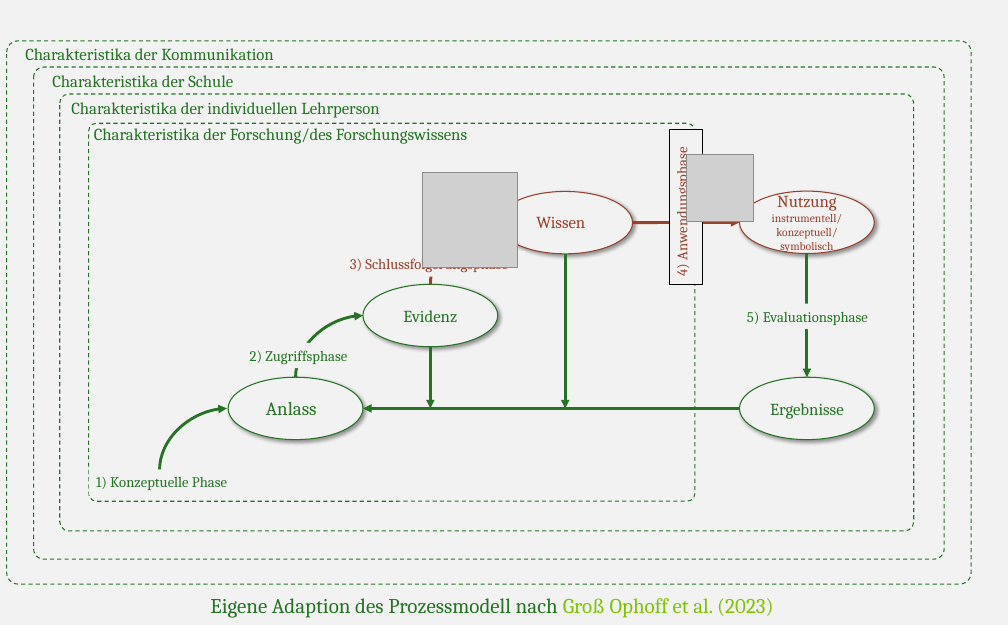
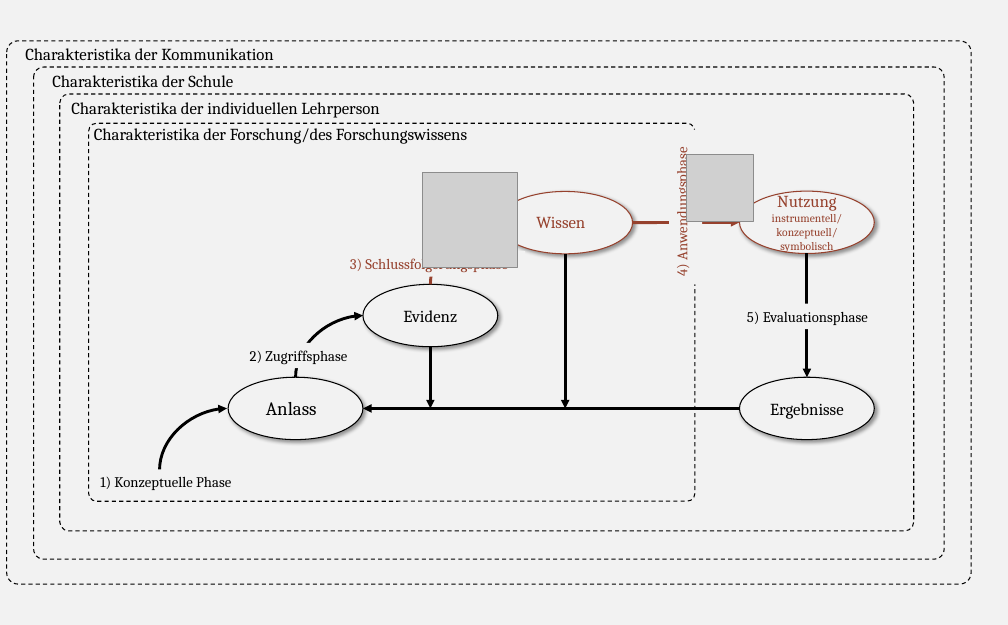
Before and after one commit to kirstinschmidt/Schmidt_Disputation, a slide deck: slide 10 of img/Groß_Ophoff et al (2023)_adapted_misslungen.pptx. Drawn at 1008x625 pixels with LibreOffice and Linux fonts; fonts in the diff are those of the drawing; grey boxes stand for pictures. Boxes give left, top, right and bottom in pixels: in the first picture for what was removed or moved away, otherwise in the second. Text is boxed around its words. In the diff, an @@ line names an element or a change of style, - is before the commit and + after.

```diff
--- a/img/Groß_Ophoff et al (2023)_adapted_misslungen.pptx
+++ b/img/Groß_Ophoff et al (2023)_adapted_misslungen.pptx
@@ outline #267326 1 pt dashed to #000000 1 pt dashed in 4 elements at <box>33,67,944,560</box>, <box>88,123,695,501</box>, <box>7,41,972,585</box>, <box>60,94,914,531</box> @@
@@ text "4) Anwendungsphase": place and size @@
-text "4) Anwendungsphase" at <box>669,130,702,285</box>
+text "4) Anwendungsphase" at <box>672,158,691,276</box>
@@ text "4) Anwendungsphase" at <box>672,158,691,276</box>: outline #000000 0.75 pt to none @@
@@ arrow (566, 254) - (566, 408): stroke #267326 2.75 pt to #000000 2.75 pt @@
@@ arrow (807, 253) - (807, 377): stroke #267326 2.75 pt to #000000 2.75 pt @@
@@ ellipse "Evidenz" at <box>363,284,498,346</box>: text colour #267326 to #000000; outline #267326 1 pt to #000000 1 pt @@
@@ curved arrow (296, 377) - (363, 315): stroke #267326 2.75 pt to #000000 2.75 pt @@
@@ arrow (430, 347) - (430, 408): stroke #267326 2.75 pt to #000000 2.75 pt @@
@@ ellipse at <box>228,377,363,439</box>: outline #267326 1 pt to #000000 1 pt @@
@@ ellipse "Ergebnisse" at <box>740,377,874,439</box>: text colour #267326 to #000000; outline #267326 1 pt to #000000 1 pt @@
@@ curved arrow (160, 470) - (227, 408): stroke #267326 2.75 pt to #000000 2.75 pt @@
@@ arrow (740, 408) - (363, 408): stroke #267326 2.75 pt to #000000 2.75 pt @@
@@ text colour #267326 to #000000 in 8 elements at <box>52,75,233,87</box>, <box>71,102,379,118</box>, <box>94,128,467,144</box>, <box>250,350,347,365</box>, <box>747,312,868,325</box>, <box>266,402,317,415</box>, <box>25,48,274,60</box>, <box>100,477,231,490</box> @@
@@ text removed at <box>210,598,773,618</box> @@
-Eigene Adaption des Prozessmodell nach Groß Ophoff et al. (2023)
```
Also in this commit, not shown: 2 other slides changed, 33 other files.
